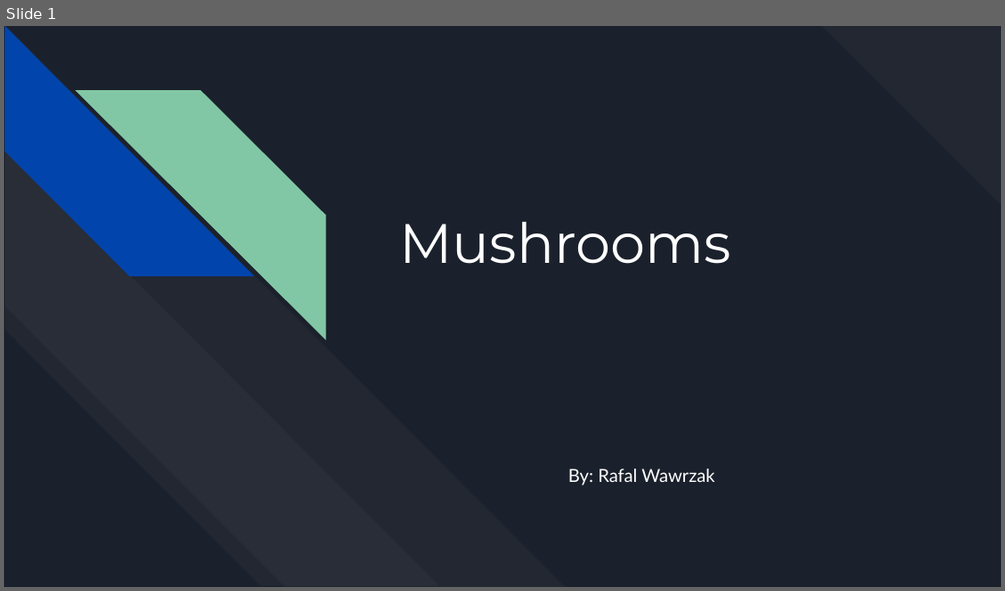
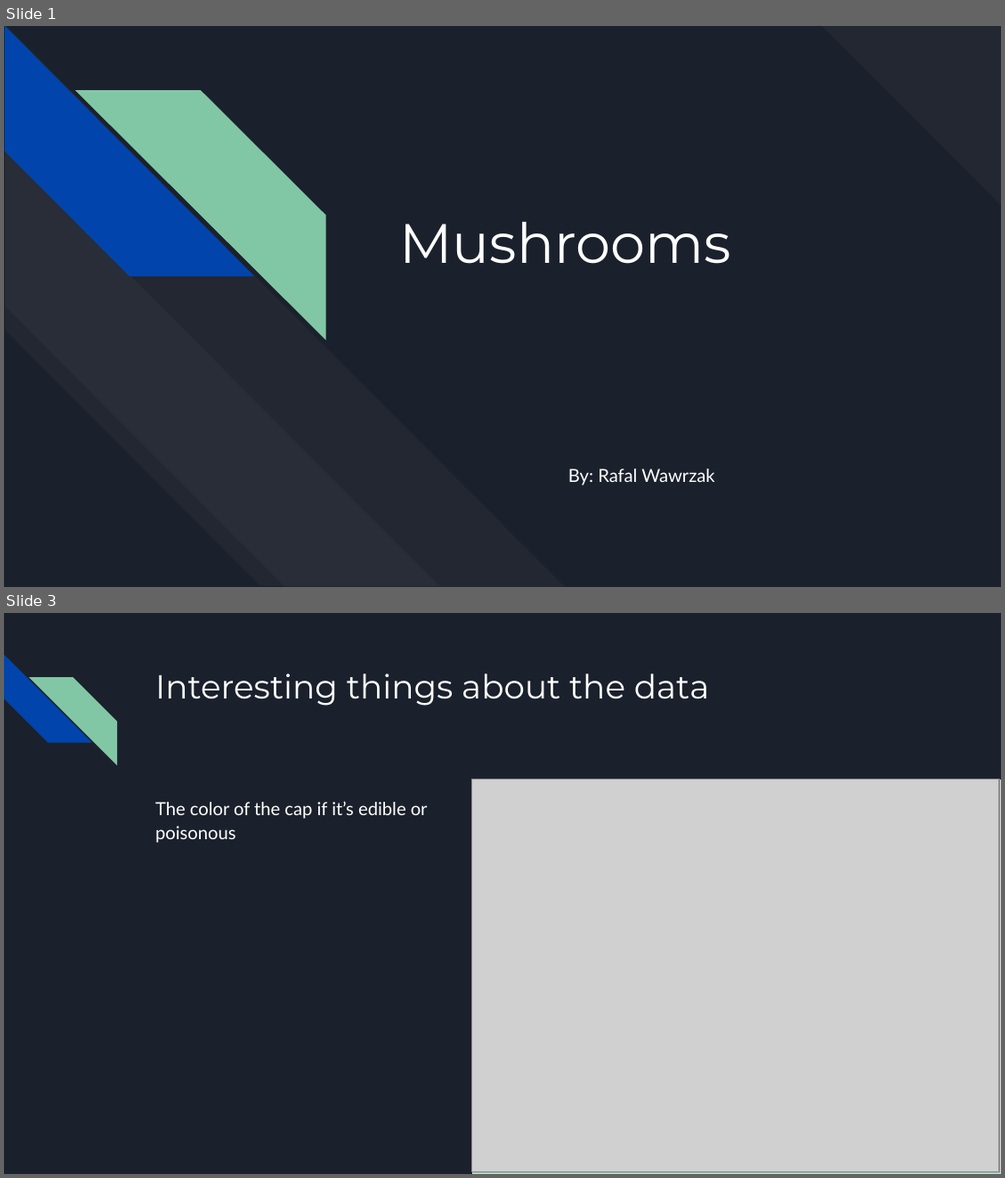
Before and after one commit to Rafal-Wawrzak/Project_2, a slide deck: Mushrooms.pptx. Shown one above the other, each under a label of ours: slide 1 before the commit, slides 1 and 3 after it; the slides between them are not shown. The pictures are 1005x591 and 1005x1178 pixels, drawn with LibreOffice and Linux fonts; fonts in the diff are those of the drawing; grey boxes stand for pictures. Boxes give left, top, right and bottom in pixels: in the first picture for what was removed or moved away, otherwise in the second. Text is boxed around its words. In the diff, an @@ line names an element or a change of style, - is before the commit and + after.

```diff
--- a/Mushrooms.pptx
+++ b/Mushrooms.pptx
@@ slide 3 added at [4, 613, 1001, 1174], background #1B212C @@
@@ diag stripe added at [4, 655, 92, 743], fill #0145AC @@
@@ diag stripe added at [29, 677, 117, 764], fill #82C7A5 @@
@@ title added at [155, 674, 710, 706], 24 pt, text #FFFFFF @@
+Interesting things about the data
@@ picture added at [471, 779, 999, 1172] @@
@@ rectangle added at [472, 779, 1001, 1173], fill #82C7A5, outline #D9D9D9 0.75 pt @@
@@ text added at [155, 801, 428, 843], 13 pt, text #FFFFFF @@
+The color of the cap if it’s edible or poisonous
```
Also in this commit, not shown: 3 slides changed, 1 slide removed.
